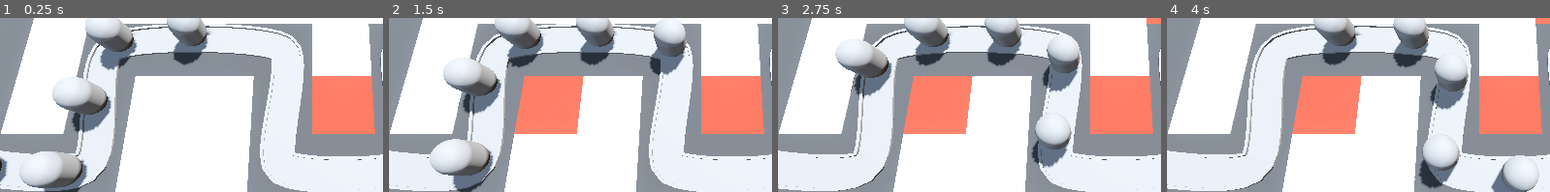
Above: before the commit, frames 1-4 (left to right).
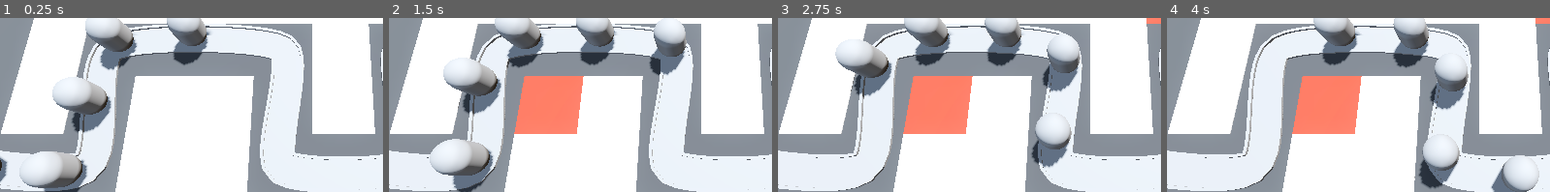
Above: after the commit, the same moments.

Repository: Bzparkes/BarbarianBlaster
Game: Godot game, scene res://BaseLevel.tscn
Same seed, same stepped clock (60 frames per second), same inputs: the game is played once before the commit and once after it.
Inputs (mouse positions are % of the whole screen's width and height, from its top left):
- Up to frame 1 (0.25 s): no input
- Up to frame 2 (1.5 s): move the mouse to (73, 34) at 0.52 s; press the mouse at (73, 34) at 0.53 s; move the mouse to (30, 46) at 1.27 s; release the mouse at (30, 46) at 1.28 s; click (30, 46) at 1.35 s
- Up to frame 3 (2.75 s): move the mouse to (61, 12) at 2.02 s; press the mouse at (61, 12) at 2.03 s
- Up to frame 4 (4 s): move the mouse to (46, 65) at 2.77 s; release the mouse at (46, 65) at 2.78 s; click (46, 65) at 2.85 s; move the mouse to (81, 58) at 3.52 s; press the mouse at (81, 58) at 3.53 s
The pictures show only the part of the screen within x 10-60%, y 14-63%; the shares and areas given below are measured in that part.

The runs differ from the first frame. In frame 1, 5.3% of the frame differs, in the area x 81-98%, y 33-67%; in frame 2, 5.3%; in frame 3, 5.3%; in frame 4, 5.3%.

Commit message:
Added in cursor functionality

Diff:
--- a/RayPickerCamera/ray_picker_camera.gd
+++ b/RayPickerCamera/ray_picker_camera.gd
@@ -11,9 +11,13 @@
 	ray_cast_3d.force_raycast_update()
 
 	if ray_cast_3d.is_colliding():
+		Input.set_default_cursor_shape(Input.CURSOR_POINTING_HAND)
 		var collider = ray_cast_3d.get_collider()
 		if collider is GridMap:
-			var collision_point = ray_cast_3d.get_collision_point()
-			var cell = gridmap.local_to_map(collision_point)
-			if gridmap.get_cell_item(cell) == 0:
-				gridmap.set_cell_item(cell, 1)
+			if Input.is_action_pressed("Click"):
+				var collision_point = ray_cast_3d.get_collision_point()
+				var cell = gridmap.local_to_map(collision_point)
+				if gridmap.get_cell_item(cell) == 0:
+					gridmap.set_cell_item(cell, 1)
+	else:
+		Input.set_default_cursor_shape(Input.CURSOR_ARROW)
--- a/project.godot
+++ b/project.godot
@@ -14,3 +14,11 @@
 run/main_scene="uid://07b0w8wg0t3d"
 config/features=PackedStringArray("4.5", "Forward Plus")
 config/icon="res://icon.svg"
+
+[input]
+
+Click={
+"deadzone": 0.2,
+"events": [Object(InputEventMouseButton,"resource_local_to_scene":false,"resource_name":"","device":-1,"window_id":0,"alt_pressed":false,"shift_pressed":false,"ctrl_pressed":false,"meta_pressed":false,"button_mask":1,"position":Vector2(132, 16),"global_position":Vector2(141, 64),"factor":1.0,"button_index":1,"canceled":false,"pressed":true,"double_click":false,"script":null)
+]
+}
